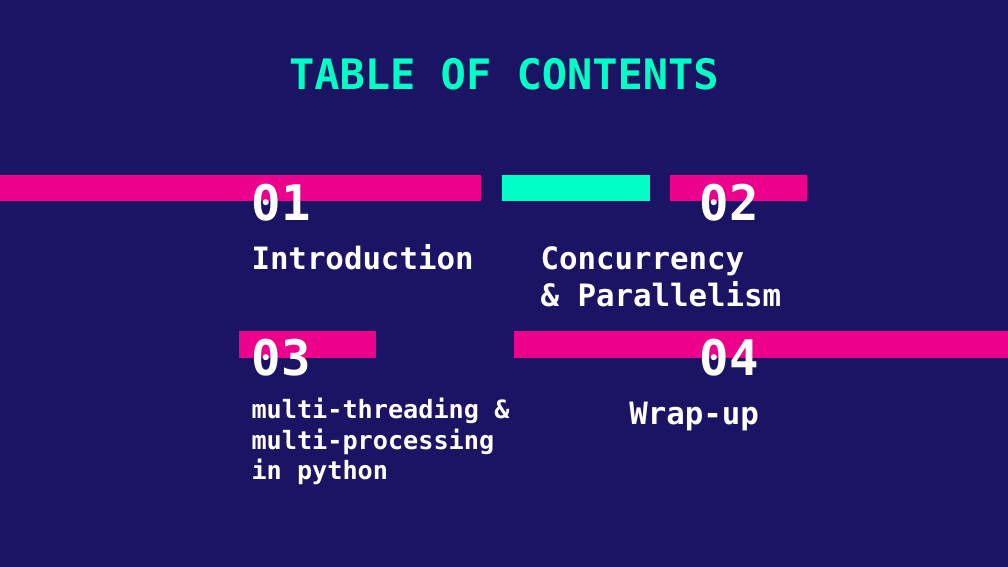
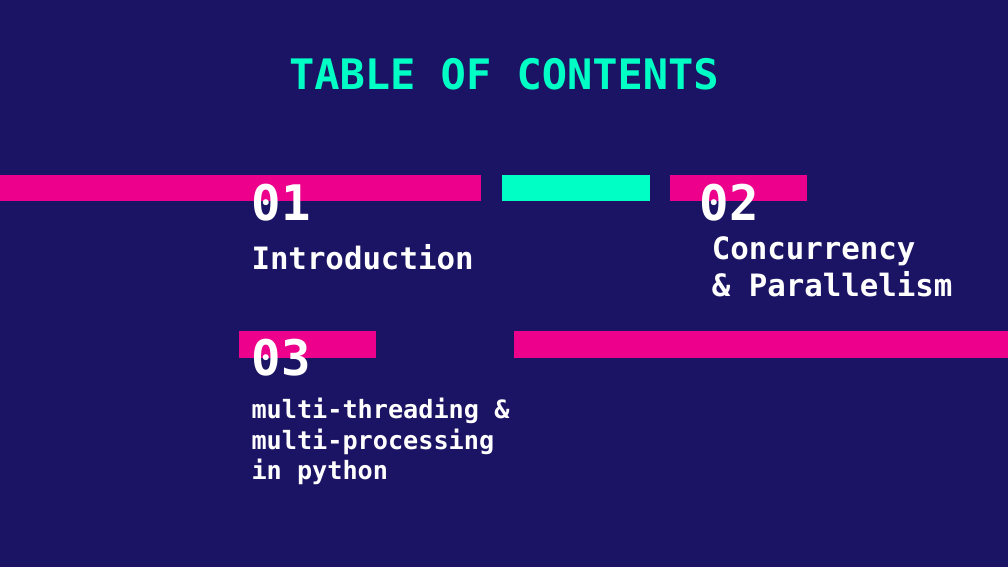
Before and after one commit to Salma7577/multiThreading_and_multiProcessing, a slide deck: slide 2 of Presentation.pptx. Drawn at 1008x567 pixels with LibreOffice and Linux fonts; fonts in the diff are those of the drawing. Boxes give left, top, right and bottom in pixels: in the first picture for what was removed or moved away, otherwise in the second. Text is boxed around its words. In the diff, an @@ line names an element or a change of style, - is before the commit and + after.

```diff
--- a/Presentation.pptx
+++ b/Presentation.pptx
@@ subtitle "Concurrency": place and size @@
-subtitle "Concurrency" at box(541, 246, 782, 307)
+subtitle "Concurrency" at box(712, 236, 953, 297)
@@ title removed at box(700, 338, 759, 386) @@
-04
@@ subtitle removed at box(629, 401, 759, 431) @@
-Wrap-up
```
Also in this commit, not shown: 3 other slides changed, 1 slide removed, 8 other files.
